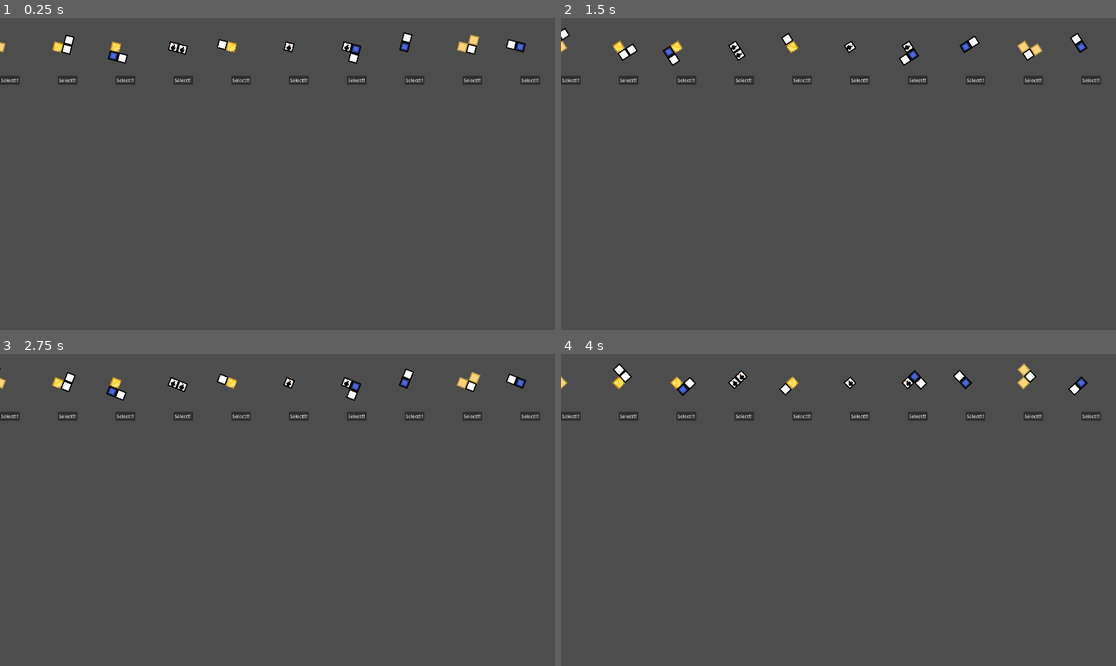
Above: before the commit, frames 1-4 (two rows, left to right).
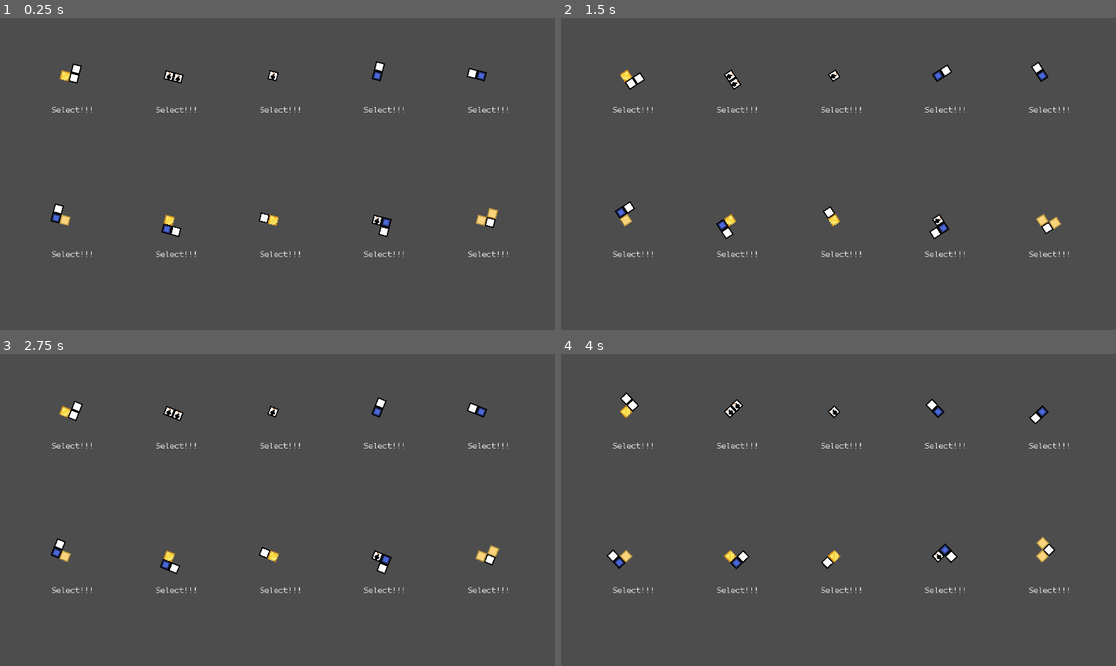
Above: after the commit, the same moments.

Repository: AsgerHB/create-jam-spring-2025
Game: Godot game, scene res://Scenes/RunDuplicate.tscn
The game is run twice, just before and just after one commit, with the same random seed, the same clock (stepped at 60 frames per second) and the same inputs. This scene is started directly instead of the project's main scene.
Inputs:
- Up to frame 1 (0.25 s): no input
- Up to frame 2 (1.5 s): hold Right (ui_right) 0.53-1.28 s; hold Down (ui_down) from 1.28 s (still down)
- Up to frame 3 (2.75 s): release Down (ui_down) at 2.03 s; hold Right (ui_right) from 2.03 s (still down)
- Up to frame 4 (4 s): release Right (ui_right) at 2.78 s; hold Up (ui_up) 2.78-3.53 s; hold Left (ui_left) from 3.53 s (still down)

The runs differ from the first frame. In frame 1, 3.5% of the frame differs, in the area x 0-98%, y 4-77%; in frame 2, 3.6%, in the area x 0-98%, y 3-77%; in frame 3, 3.5%; in frame 4, 3.5%.

Commit message:
selections are now in rows, nicer presented

Diff:
--- a/Prefabs/SelectorButton.tscn
+++ b/Prefabs/SelectorButton.tscn
@@ -1,8 +1,10 @@
-[gd_scene load_steps=2 format=3 uid="uid://divvrw2rjvrc2"]
+[gd_scene load_steps=3 format=3 uid="uid://divvrw2rjvrc2"]
 
 [ext_resource type="Script" uid="uid://c6ost157qn27d" path="res://Scripts/selector_button.gd" id="1_bk6sj"]
+[ext_resource type="Theme" uid="uid://0guyg45mewl2" path="res://Theming/retro.tres" id="1_hw63p"]
 
 [node name="SelectorButton" type="Button"]
+theme = ExtResource("1_hw63p")
 button_mask = 7
 text = "Select!!!"
 script = ExtResource("1_bk6sj")
--- a/Scripts/MainTickEvent.gd
+++ b/Scripts/MainTickEvent.gd
@@ -13,8 +13,6 @@
 	timer.autostart = true
 	timer.timeout.connect(_tick)
 	timer.start() #This was required
-	print("event made with ticktime: " + str(tick_interval) + "seconds, to glory") #Sanity
 
 func _tick():
-	#print("tick") - guess I'll leave this here for sanity but read listener example .gd instead
 	emit_signal("global_event", get_process_delta_time()) #Sending out delta time for now
--- a/Scripts/selector.gd
+++ b/Scripts/selector.gd
@@ -11,12 +11,20 @@
 var spawnedminos = []
 var time = 0
 
+var g_container
+
 var minos_to_spawn = 10
 
 var button_y_offset = 100
-var grid_spacing = 200
+var row_offset = 500
+var row_spacing = 200
+var grid_spacing = 180
+
+#Minos are misalligned, hack to move them to the right manually
+var mino_offset = 45
 
 func _ready():
+	g_container = $"GridContainer"
 	print(self.get_path())
 	generator = TetriminoGenerator.new()
 	#Make some minos
@@ -25,6 +33,7 @@
 
 	#Spawn them all
 	for i in minos_to_spawn:
+
 		var prefab = tetriminos_prefab.instantiate()
 		var prefabButton: Button = button_prefab.instantiate()
 		add_child(prefab)
@@ -34,8 +43,13 @@
 
 		prefab.setup(current_mino)
 		prefabButton.setup(current_mino)
-		prefab.position = Vector2(grid_spacing * i,100)
-		prefabButton.position = Vector2(grid_spacing * i,100 + button_y_offset)
+		var ypos = row_spacing
+		var xpos = grid_spacing * i
+		if(i % 2 == 0):
+			ypos += row_offset
+			xpos += grid_spacing
+		prefab.position = Vector2(xpos + mino_offset, ypos)
+		prefabButton.position = Vector2(xpos, ypos + button_y_offset)
 
 		#For spinning game objects
 		spawnedminos.push_back(prefab)
